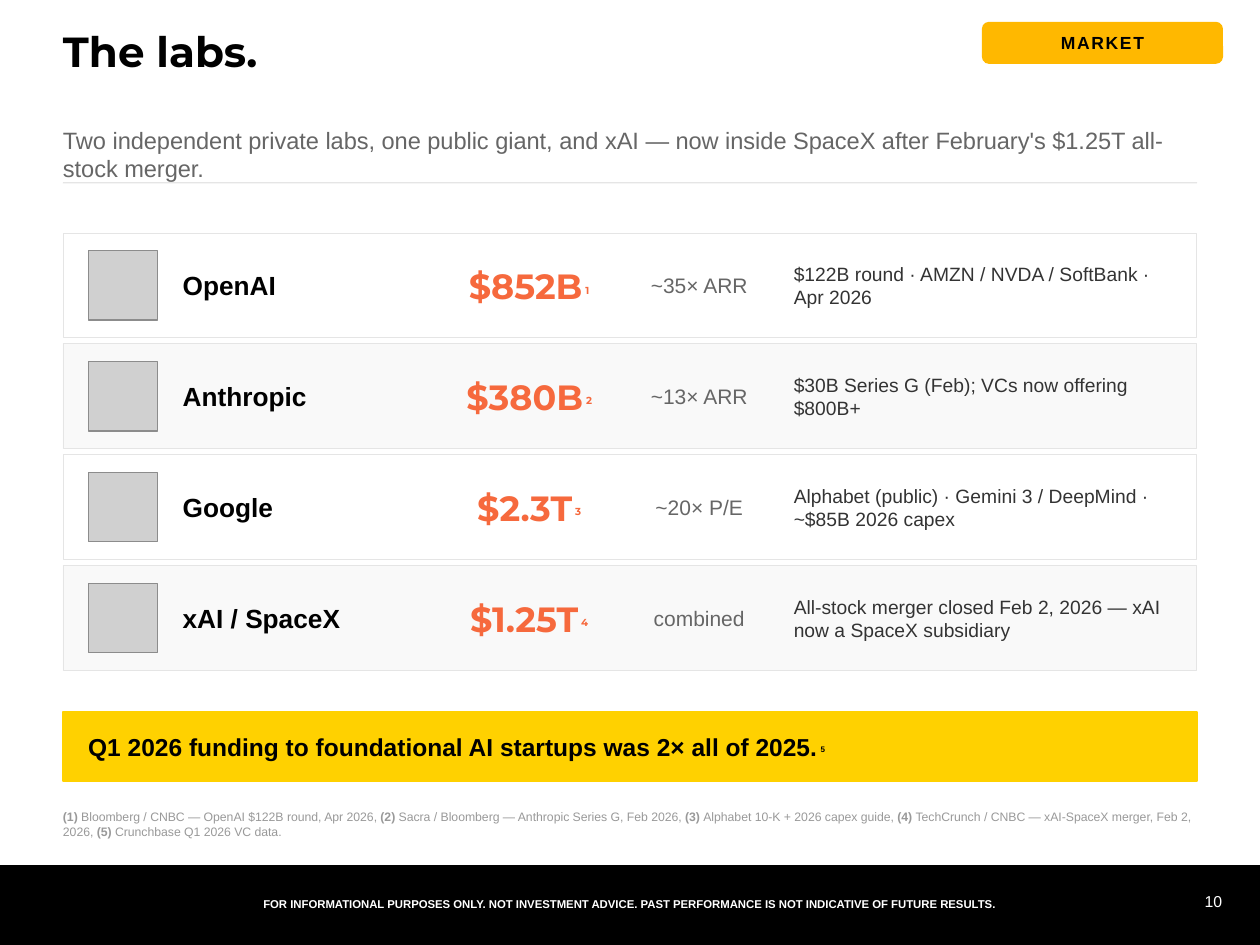
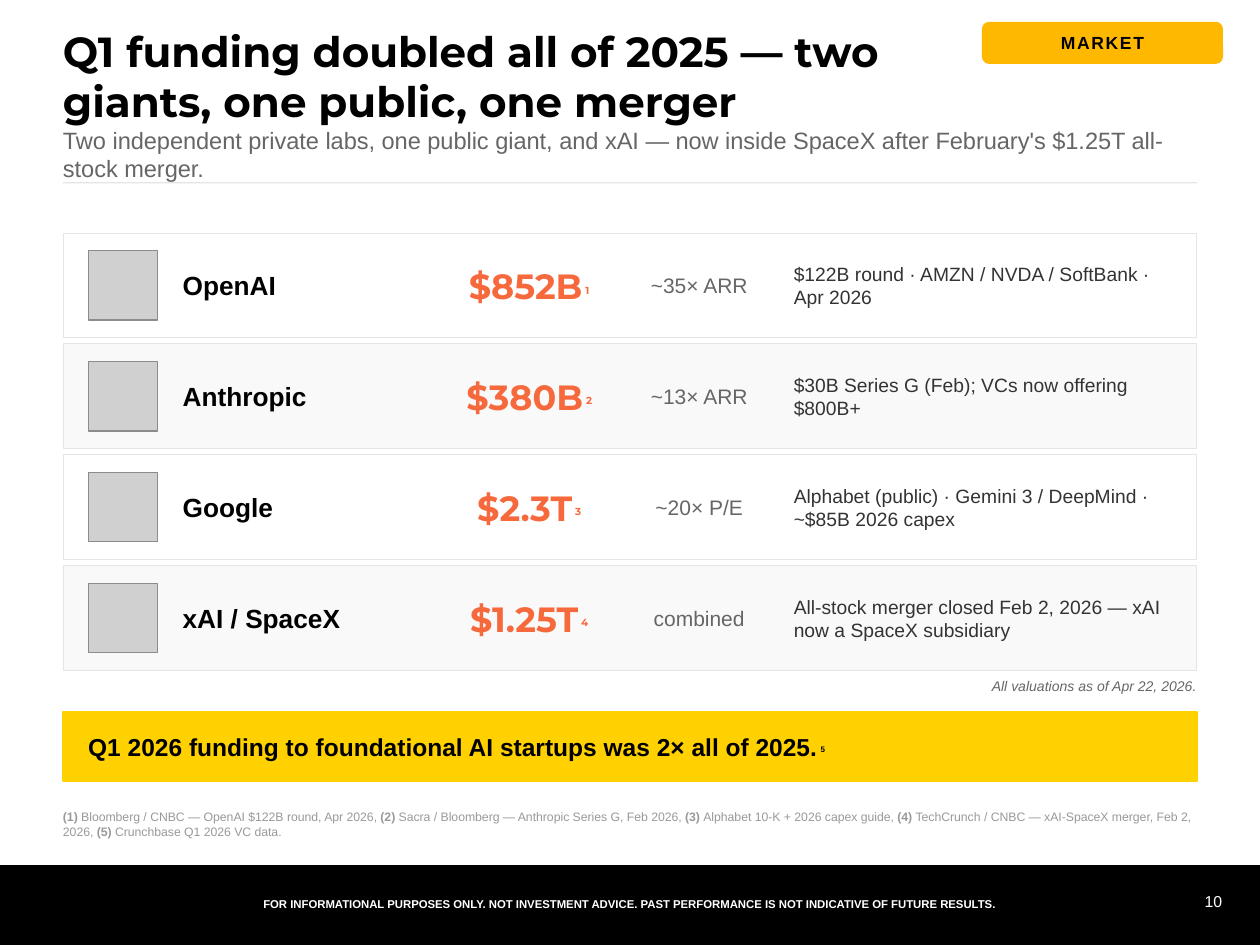
Before and after one commit to samuelcmcclellan-cell/ai-markets-deck, a slide deck: slide 10 of ai-markets-deck.pptx. Drawn at 1260x945 pixels with LibreOffice and Linux fonts; fonts in the diff are those of the drawing; grey boxes stand for pictures. Boxes give left, top, right and bottom in pixels: in the first picture for what was removed or moved away, otherwise in the second. Text is boxed around its words. In the diff, an @@ line names an element or a change of style, - is before the commit and + after.

```diff
--- a/ai-markets-deck.pptx
+++ b/ai-markets-deck.pptx
@@ text at (63, 34, 878, 126): text changed @@
-The labs.
+Q1 funding doubled all of 2025 — two giants, one public, one merger
@@ text added at (992, 681, 1196, 694), 8 pt, text #666666, italic @@
+All valuations as of Apr 22, 2026.
```
Also in this commit, not shown: 17 other slides changed, 20 other files.
